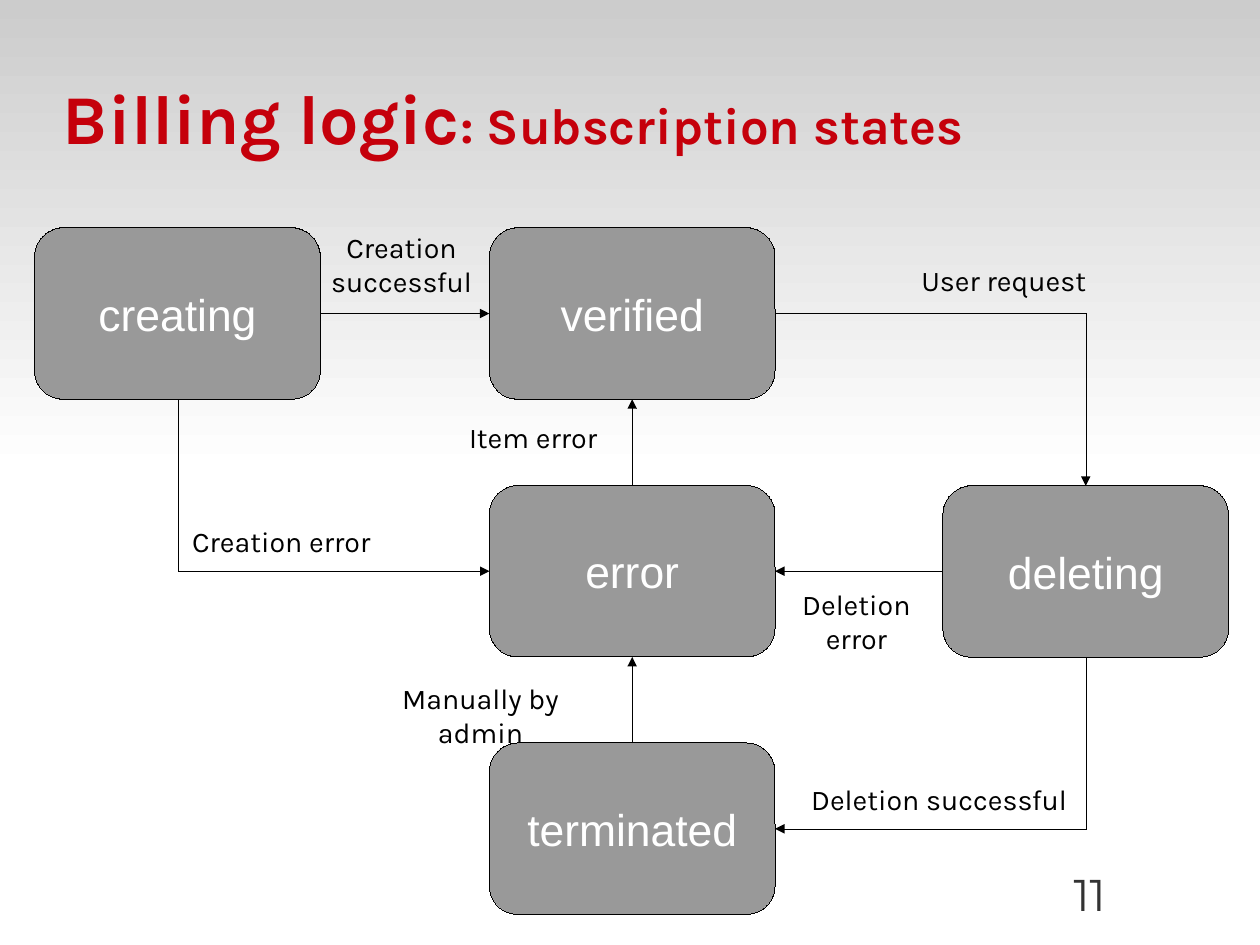
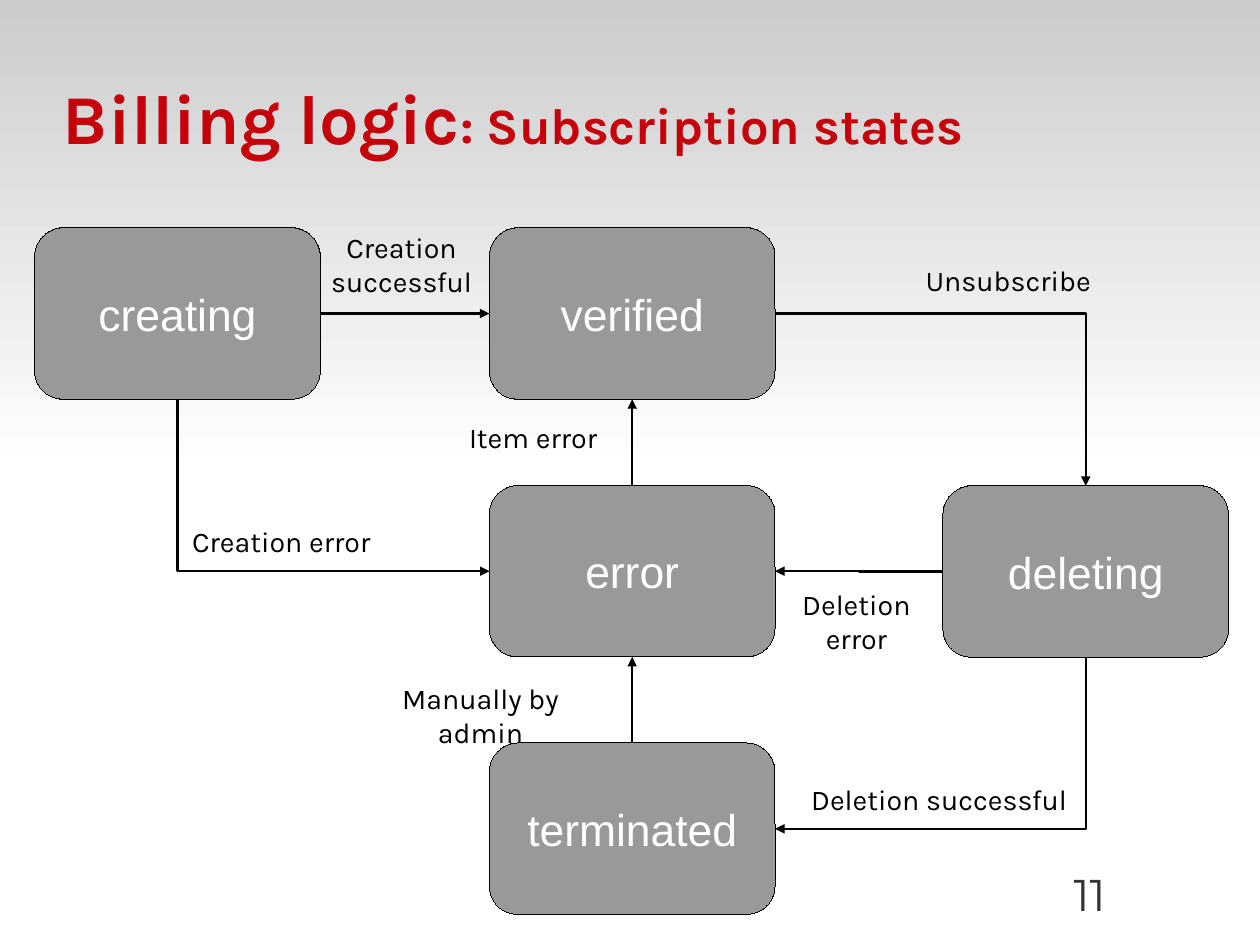
Before and after one commit to zyluo/talk-OSDS-2012, a slide deck: slide 11 of OSDS-2012-SF-dough-LZY.odp. Drawn at 1260x945 pixels with LibreOffice and Linux fonts; fonts in the diff are those of the drawing; background and template pictures are left out. Boxes give left, top, right and bottom in pixels: in the first picture for what was removed or moved away, otherwise in the second. Text is boxed around its words. In the diff, an @@ line names an element or a change of style, - is before the commit and + after.

Commit message:
Fix line thickness and typos

```diff
--- a/OSDS-2012-SF-dough-LZY.odp
+++ b/OSDS-2012-SF-dough-LZY.odp
@@ text at [926,271,1091,292]: text changed @@
-User request
+Unsubscribe
@@ elbow arrow (177, 399) - (489, 572): stroke #000000 0 pt to #000000 1.45 pt @@
```
Also in this commit, not shown: 9 other slides changed.
